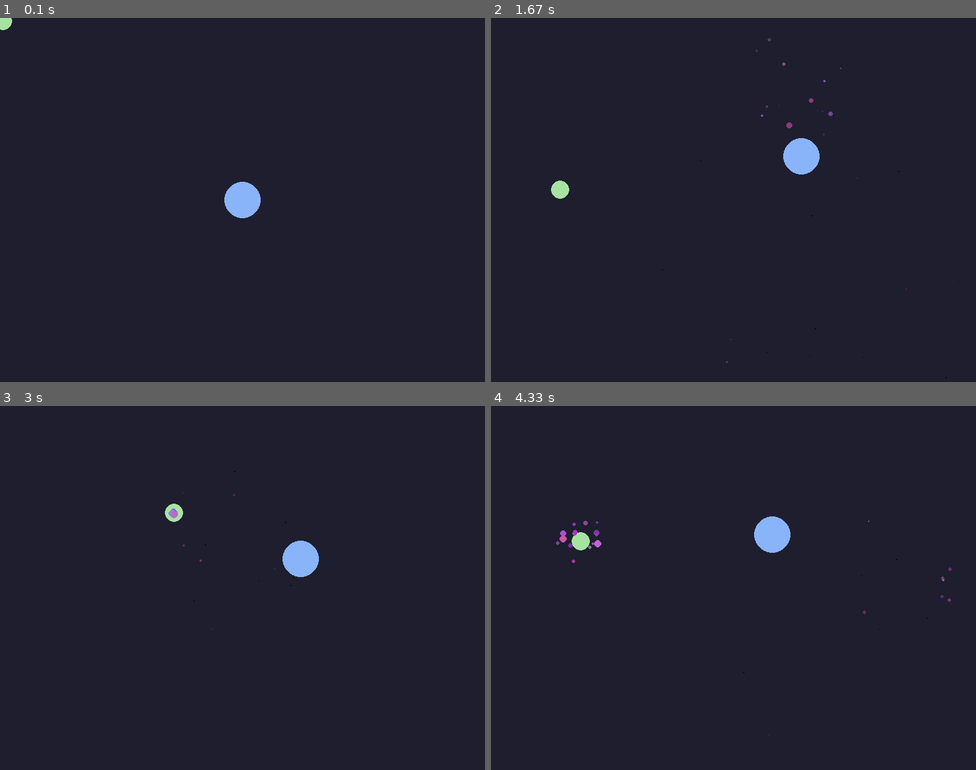
Above: before the commit, frames 1-4 (two rows, left to right).
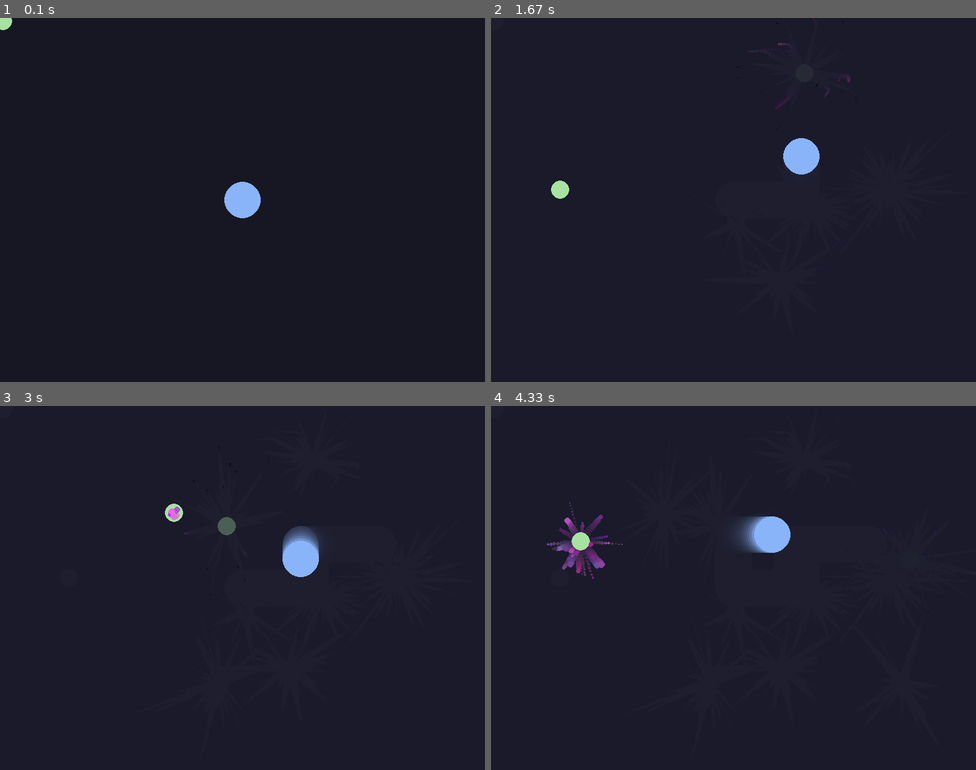
Above: after the commit, the same moments.

Repository: yoshca4/cs108
Game: pygame game, started from lab4/lab_pygame.py
Two runs of this game, one before a commit and one after it. Both use one fixed random seed, a clock stepped at 60 frames per second and the inputs below.
Inputs (mouse positions are in pixels of both pictures, inside the frame that each line leads up to):
- Up to frame 1 (0.1 s): no input
- Up to frame 2 (1.67 s): press the mouse at (888, 189) at 0.37 s; move the mouse to (811, 207) at 0.47 s; release the mouse at (733, 221) at 0.6 s; hold Right 0.67-1.13 s; click (782, 280) at 0.75 s; hold Up 1.17-1.47 s; click (806, 72) at 1.25 s; right-click (558, 189) at 1.55 s
- Up to frame 3 (3 s): hold Right 1.83-2.3 s; click (218, 682) at 1.92 s; hold Left 2.33-2.87 s; click (227, 526) at 2.42 s; hold Down from 2.9 s (still down); click (174, 511) at 2.98 s
- Up to frame 4 (4.33 s): release Down at 3.2 s; hold Left 3.23-3.63 s; click (903, 682) at 3.32 s; hold Up 3.67-4.03 s; click (908, 558) at 3.75 s; hold Right from 4.07 s (still down); click (578, 540) at 4.15 s

The runs differ from the first frame. In frame 2, 0.1% of the frame differs, in the area x 48-94%, y 0-99%; in frame 3, 0.5%; in frame 4, 1.2%, in the area x 11-95%, y 26-91%.

Commit message:
lab4 complete

Diff:
--- a/lab4/lab_pygame.py
+++ b/lab4/lab_pygame.py
@@ -6,7 +6,7 @@
 import random, math
 
 class Particle:
-    def __init__(self, x, y):
+    def __init__(self, x, y, mode=0):
         angle  = random.uniform(0, 2 * math.pi)
         speed  = random.uniform(1, 4)
         self.x  = x
@@ -21,11 +21,25 @@
             random.randint(50,  150),
             random.randint(200, 255),
         )
+        if mode == 0:   # purple nebula
+            self.color = (random.randint(150,255), random.randint(50,150), random.randint(200,255))
+        elif mode == 1: # fire
+            self.color = (random.randint(200,255), random.randint(50,150), 0)
+        elif mode == 2: # ice
+            self.color = (0, random.randint(150,255), random.randint(200,255))
 
-    def update(self):
-        self.x    += self.vx
-        self.y    += self.vy
-        self.vy   += 0.05          # gravity
+    def update(self, mx=0, my=0, attract=False):
+        if attract:
+            dx = mx - self.x
+            dy = my - self.y
+            dist = math.sqrt(dx**2 + dy**2) + 1
+            self.vx += (dx / dist) * 0.5
+            self.vy += (dy / dist) * 0.5
+
+        self.vx *= 0.98        # drag
+        self.vy *= 0.98
+        self.x  += self.vx
+        self.y  += self.vy
         self.life -= self.decay
 
     def draw(self, surface):
@@ -52,9 +66,10 @@
 clock = pygame.time.Clock()
 FPS   = 60
 
-# at the top of the file, outside the while loop:
 x, y   = 400, 300
 vx, vy = 3, 2
+color_mode = 0
+gravity = True
 
 while True:
     # 1. Handle events
@@ -62,10 +77,20 @@
         if event.type == pygame.QUIT:
             pygame.quit()
             sys.exit()
+
+    # in event handling:
+    if event.type == pygame.KEYDOWN:
+        if event.key == pygame.K_SPACE:
+            color_mode = (color_mode + 1) % 3
+
+    if event.type == pygame.KEYDOWN:
+        if event.key == pygame.K_g:
+            gravity = not gravity
+
     # "# 1. Handle events", replace the event-based spawn, with:
     if pygame.mouse.get_pressed()[0]:
-        for _ in range(5):
-            particles.append(Particle(mx, my))
+        for _ in range(10):
+            particles.append(Particle(mx, my, mode=color_mode))
 
     # 2. Update state
     # inside the loop, in Update state:
@@ -80,12 +105,19 @@
     mx, my = pygame.mouse.get_pos()
     pressed = pygame.mouse.get_pressed()
 
+    right_held = pygame.mouse.get_pressed()[2]
+    for p in particles:
+        p.update(mx, my, attract=right_held)
+
     for p in particles:
         p.update()
     particles = [p for p in particles if not p.is_dead()]
 
     # 3. Draw
-    screen.fill((30, 30, 46))
+    fade = pygame.Surface((WIDTH, HEIGHT))
+    fade.set_alpha(60)                        # 0 = invisible, 255 = opaque
+    fade.fill((30, 30, 46))
+    screen.blit(fade, (0, 0))
     pygame.draw.circle(screen, (137, 180, 250), (int(x), int(y)), 30)
     pygame.draw.circle(screen, (166, 227, 161), (mx, my), 15)
     for p in particles:
Not shown, changed: lab4/observe.md
